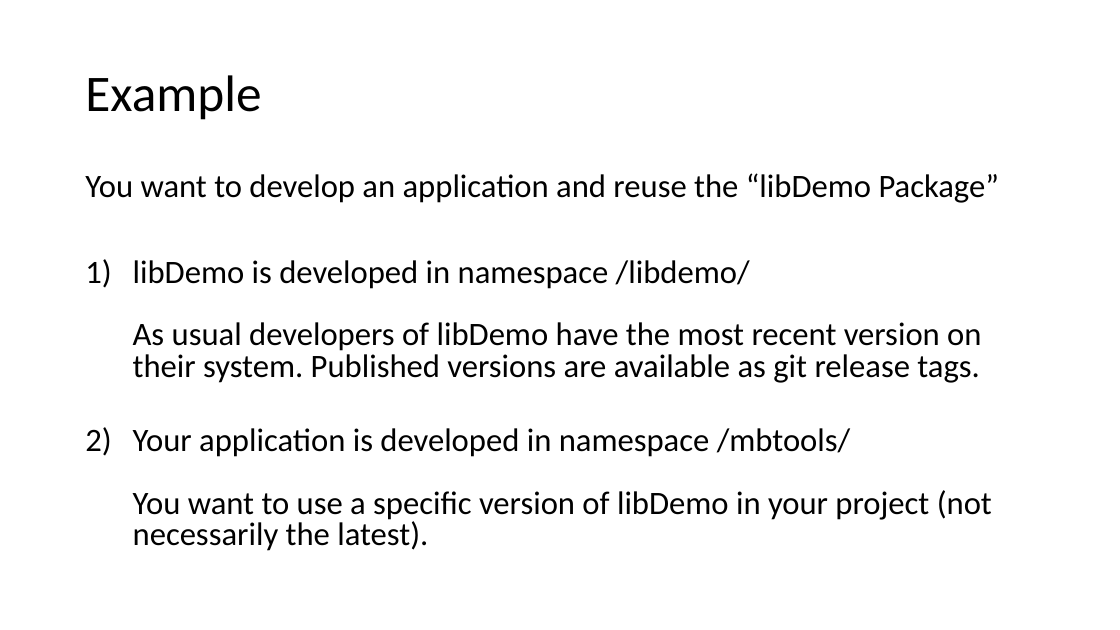
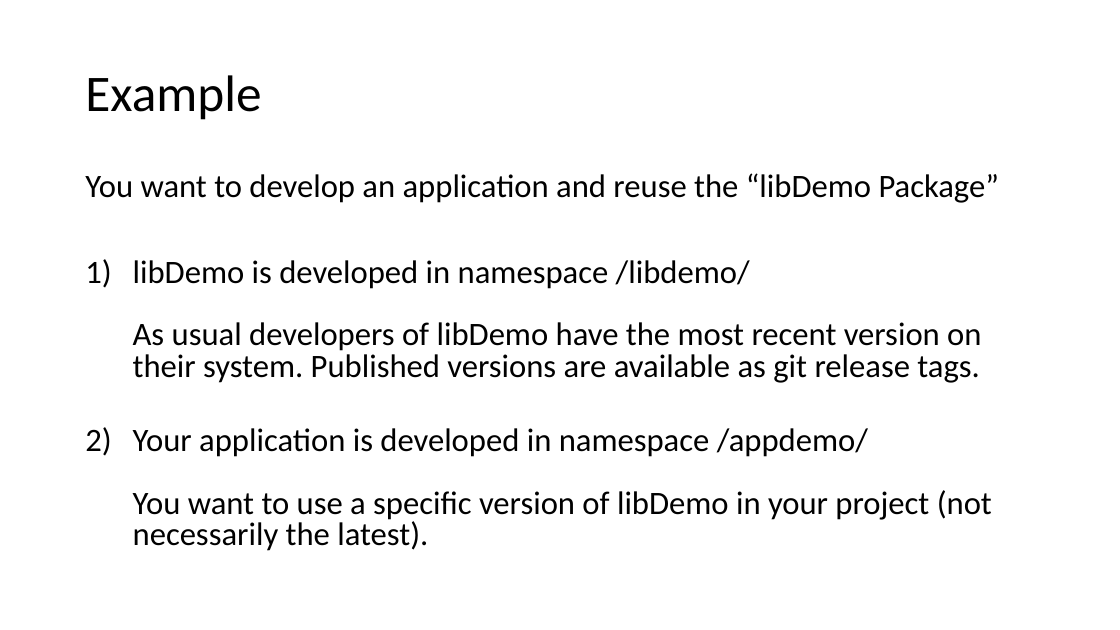
Before and after one commit to mbtools/abaplib-appdemo, a slide deck: slide 17 of docs/abapGit 2.0 - ABAP Libraries.pptx. Drawn at 1120x630 pixels with LibreOffice and Linux fonts; fonts in the diff are those of the drawing. Boxes give left, top, right and bottom in pixels: in the first picture for what was removed or moved away, otherwise in the second. Text is boxed around its words. In the diff, an @@ line names an element or a change of style, - is before the commit and + after.

```diff
--- a/docs/abapGit 2.0 - ABAP Libraries.pptx
+++ b/docs/abapGit 2.0 - ABAP Libraries.pptx
@@ text at [133, 428, 992, 551]: text changed @@
-2) Your application is developed in namespace /mbtools/
-   You want to use a specific version of libDemo in your project (not necessarily the latest).
+2) Your application is developed in namespace /appdemo/
+   You want to use a specific version of libDemo in your project (not necessarily the latest).
```
Also in this commit, not shown: 2 other slides changed, 1 other file.
